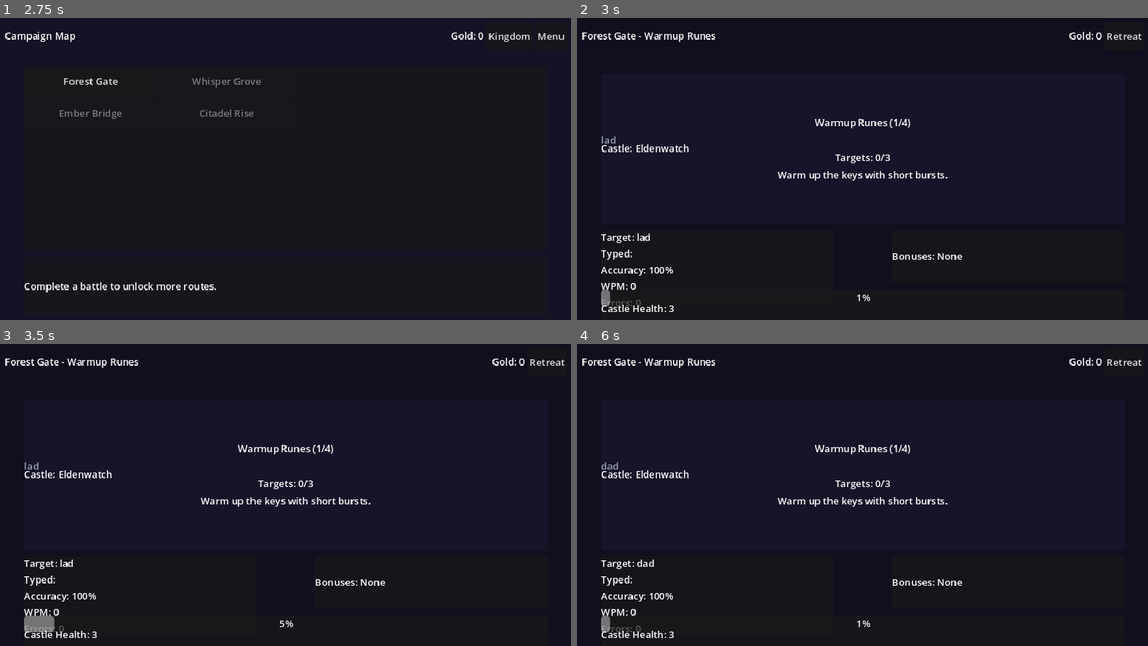
Above: before the commit, frames 1-4 (two rows, left to right).
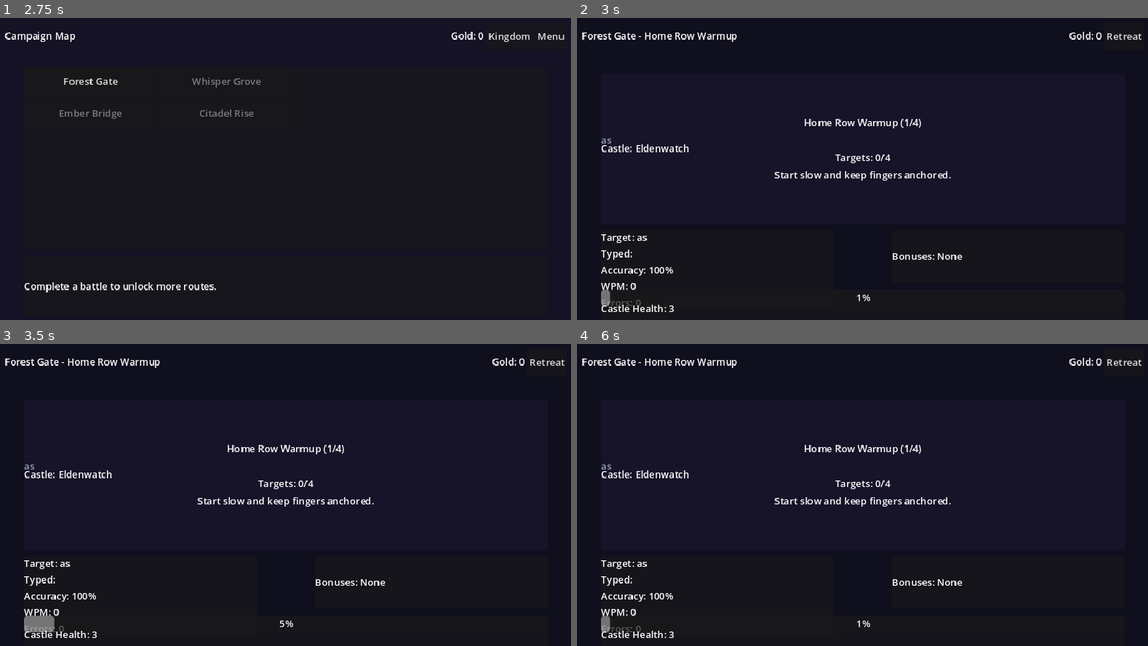
Above: after the commit, the same moments.

Repository: WanderlustCoder/Keyboard-Defense-AzureVale
Game: Godot game, scene res://scenes/MainMenu.tscn
The game is run twice, just before and just after one commit, with the same random seed, the same clock (stepped at 60 frames per second) and the same inputs.
Inputs:
- Up to frame 1 (2.75 s): click "Start Campaign" at 0.5 s; click "Kingdom" at 1.25 s; click "Map" at 2 s
- Up to frame 2 (3 s): click "Forest Gate" at 2.75 s
- Up to frame 3 (3.5 s): no input
- Up to frame 4 (6 s): click "Retreat" at 3.5 s; click "Kingdom" at 4.25 s; click "Map" at 5 s; click "Forest Gate" at 5.75 s

Frame 1 is identical in both runs. In frame 2, 1.1% of the frame differs, in the area x 4-66%, y 4-74%; in frame 3, 1.1%; in frame 4, 1.1%.

Commit message:
Add Godot autoplay tests and CI workflow

Diff:
--- a/apps/keyboard-defense-godot/data/drills.json
+++ b/apps/keyboard-defense-godot/data/drills.json
@@ -6,29 +6,29 @@
       "plan": [
         {
           "mode": "lesson",
-          "label": "Warmup Runes",
-          "word_count": 4,
-          "shuffle": true,
-          "hint": "Settle into home row rhythm."
+          "label": "Home Row Warmup",
+          "word_count": 5,
+          "shuffle": false,
+          "hint": "Anchor fingers on home row and keep a steady pace."
         },
         {
           "mode": "intermission",
-          "label": "Scouts Regroup",
-          "duration": 2.5,
-          "message": "Scouts regroup and the ward recharges."
+          "label": "Reset the Guard",
+          "duration": 2.0,
+          "message": "Reset your fingers on home row and breathe."
         },
         {
           "mode": "targets",
           "label": "Gate Sigils",
-          "targets": ["1-2-3", "go!", "x^2", "rune+1"],
-          "hint": "Strike the sigils to reinforce the gate."
+          "targets": ["as", "sad", "dad", "lad", "lass", "all"],
+          "hint": "Strike each sigil cleanly before moving on."
         },
         {
           "mode": "lesson",
-          "label": "Forest Gate Drill",
-          "word_count": 6,
+          "label": "Forest Gate Defense",
+          "word_count": 8,
           "shuffle": true,
-          "hint": "Hold the gate with steady hits."
+          "hint": "Accuracy first; let the rhythm build."
         }
       ]
     },
@@ -38,29 +38,29 @@
       "plan": [
         {
           "mode": "lesson",
-          "label": "Grove Warmup",
-          "word_count": 4,
-          "shuffle": true,
-          "hint": "Let the keys flow evenly."
+          "label": "Right Hand Flow",
+          "word_count": 5,
+          "shuffle": false,
+          "hint": "Keep the right hand loose and return to home row."
         },
         {
           "mode": "intermission",
           "label": "Grove Breath",
-          "duration": 2.5,
-          "message": "Breathe in the grove's hush."
+          "duration": 2.0,
+          "message": "Breathe and reset your reach."
         },
         {
           "mode": "targets",
           "label": "Whisper Sigils",
-          "targets": ["(veil)", "mist-2", "oak+1", "glow!"],
-          "hint": "Keep the sigils quiet and clean."
+          "targets": ["jkl", "lake", "leaf", "kale", "flake", "safe"],
+          "hint": "Light taps, even spacing."
         },
         {
           "mode": "lesson",
-          "label": "Whisper Grove Drill",
-          "word_count": 7,
+          "label": "Whisper Grove Defense",
+          "word_count": 8,
           "shuffle": true,
-          "hint": "Guard the grove with calm tempo."
+          "hint": "Smooth motion beats speed."
         }
       ]
     },
@@ -70,10 +70,10 @@
       "plan": [
         {
           "mode": "lesson",
-          "label": "Bridge Warmup",
-          "word_count": 5,
-          "shuffle": true,
-          "hint": "Reach with steady control."
+          "label": "Reach Row Warmup",
+          "word_count": 6,
+          "shuffle": false,
+          "hint": "Reach up, then return to home row."
         },
         {
           "mode": "intermission",
@@ -83,16 +83,16 @@
         },
         {
           "mode": "targets",
-          "label": "Ember Runes",
-          "targets": ["ember-1", "torch+2", "bridge#3", "spark!"],
-          "hint": "Ignite the runes to seal the bridge."
+          "label": "Bridge Runes",
+          "targets": ["read", "rest", "tale", "gate", "trade", "stage"],
+          "hint": "Stretch to the reach row with control."
         },
         {
           "mode": "lesson",
-          "label": "Ember Bridge Drill",
-          "word_count": 8,
+          "label": "Ember Bridge Defense",
+          "word_count": 9,
           "shuffle": true,
-          "hint": "Keep your reach steady under pressure."
+          "hint": "Keep shoulders relaxed and stay precise."
         }
       ]
     },
@@ -103,9 +103,9 @@
         {
           "mode": "lesson",
           "label": "Citadel Warmup",
-          "word_count": 5,
-          "shuffle": true,
-          "hint": "Sharpen your reach."
+          "word_count": 6,
+          "shuffle": false,
+          "hint": "Warm the full row before the siege."
         },
         {
           "mode": "intermission",
@@ -115,16 +115,16 @@
         },
         {
           "mode": "targets",
-          "label": "Citadel Sigils",
-          "targets": ["ward+3", "spire-2", "aegis!", "rampart#1"],
-          "hint": "Lock each sigil before the siege."
+          "label": "Citadel Commands",
+          "targets": ["banner", "castle", "warden", "storm", "torch", "legend"],
+          "hint": "Commit each command with clean keystrokes."
         },
         {
           "mode": "lesson",
-          "label": "Citadel Rise Drill",
-          "word_count": 9,
+          "label": "Citadel Rise Defense",
+          "word_count": 10,
           "shuffle": true,
-          "hint": "Defend the keep with precision."
+          "hint": "Maintain form as the pace builds."
         }
       ]
     }
--- a/apps/keyboard-defense-godot/data/map.json
+++ b/apps/keyboard-defense-godot/data/map.json
@@ -12,15 +12,15 @@
           {
             "index": 0,
             "data": {
-              "word_count": 3,
-              "hint": "Warm up the keys with short bursts."
+              "word_count": 4,
+              "hint": "Start slow and keep fingers anchored."
             }
           },
           {
             "index": 2,
             "data": {
-              "targets": ["1-2-3", "go!", "ward+1", "x^2"],
-              "hint": "Reinforce the gate seals."
+              "targets": ["as", "sad", "dad", "lad", "sass", "all"],
+              "hint": "Tap each sigil cleanly before the next wave."
             }
           }
         ]
--- a/apps/keyboard-defense-godot/scripts/tests/run_tests.gd
+++ b/apps/keyboard-defense-godot/scripts/tests/run_tests.gd
@@ -5,7 +5,8 @@
 	"res://scripts/tests/test_data_integrity.gd",
 	"res://scripts/tests/test_progression_state.gd",
 	"res://scripts/tests/test_scene_load.gd",
-	"res://scripts/tests/test_battle_smoke.gd"
+	"res://scripts/tests/test_battle_smoke.gd",
+	"res://scripts/tests/test_battle_autoplay.gd"
 ]
 
 func _init() -> void:
--- /dev/null
+++ b/apps/keyboard-defense-godot/scripts/tests/test_battle_autoplay.gd
@@ -0,0 +1,155 @@
+extends RefCounted
+
+const TestHelper = preload("res://scripts/tests/test_helper.gd")
+const BATTLE_SCENE = "res://scenes/Battlefield.tscn"
+const ProgressionStateScript = preload("res://scripts/ProgressionState.gd")
+const GameControllerScript = preload("res://scripts/GameController.gd")
+
+const VICTORY_GUARD := 240
+
+func run() -> Dictionary:
+	var helper = TestHelper.new()
+	print("[battle_autoplay] begin")
+	var node_ids = _collect_node_ids()
+	helper.assert_true(node_ids.size() > 0, "map nodes available for autoplay")
+	for node_id in node_ids:
+		_run_victory_scenario(node_id, helper)
+		_run_defeat_scenario(node_id, helper)
+	return helper.summary()
+
+func _collect_node_ids() -> Array:
+	var progression = _build_progression()
+	var node_ids: Array = []
+	for node_id in progression.map_order:
+		node_ids.append(str(node_id))
+	progression.free()
+	return node_ids
+
+func _run_victory_scenario(node_id: String, helper) -> void:
+	var progression = _build_progression()
+	var game_controller = GameControllerScript.new()
+	game_controller.next_battle_node_id = node_id
+	var battle = _spawn_battle(progression, game_controller)
+	helper.assert_true(battle != null, "battle instantiates for %s (victory)" % node_id)
+	if battle == null:
+		_cleanup_battle(battle, progression, game_controller)
+		return
+	print("[battle_autoplay] victory node_id=%s" % node_id)
+	_autoplay_victory(battle)
+	helper.assert_true(not battle.active, "battle ends after autoplay %s" % node_id)
+	helper.assert_true(battle.result_panel.visible, "victory result panel visible %s" % node_id)
+	helper.assert_true(battle.result_action == "map", "victory returns to map %s" % node_id)
+	helper.assert_true(progression.is_node_completed(node_id), "node marked complete %s" % node_id)
+	_cleanup_battle(battle, progression, game_controller)
+
+func _run_defeat_scenario(node_id: String, helper) -> void:
+	var progression = _build_progression()
+	var game_controller = GameControllerScript.new()
+	game_controller.next_battle_node_id = node_id
+	var battle = _spawn_battle(progression, game_controller)
+	helper.assert_true(battle != null, "battle instantiates for %s (defeat)" % node_id)
+	if battle == null:
+		_cleanup_battle(battle, progression, game_controller)
+		return
+	print("[battle_autoplay] defeat node_id=%s" % node_id)
+	_autoplay_defeat(battle)
+	helper.assert_true(not battle.active, "battle ends after defeat %s" % node_id)
+	helper.assert_true(battle.result_panel.visible, "defeat result panel visible %s" % node_id)
+	helper.assert_true(battle.result_action == "retry", "defeat offers retry %s" % node_id)
+	helper.assert_true(not progression.is_node_completed(node_id), "node not completed after defeat %s" % node_id)
+	_cleanup_battle(battle, progression, game_controller)
+
+func _build_progression():
+	var progression = ProgressionStateScript.new()
+	progression.persistence_enabled = false
+	progression._load_static_data()
+	_reset_progression(progression)
+	return progression
+
+func _reset_progression(progression) -> void:
+	progression.gold = 0
+	progression.completed_nodes = {}
+	progression.purchased_upgrades = {}
+	progression.modifiers = progression.DEFAULT_MODIFIERS.duplicate(true)
+	progression.mastery = progression.DEFAULT_MASTERY.duplicate(true)
+	progression.last_summary = {}
+
+func _spawn_battle(progression, game_controller):
+	var packed = load(BATTLE_SCENE)
+	if packed == null:
+		return null
+	var instance = packed.instantiate()
+	_wire_battle_nodes(instance, progression, game_controller)
+	instance.result_panel.visible = false
+	instance._initialize_battle()
+	return instance
+
+func _wire_battle_nodes(battle, progression, game_controller) -> void:
+	battle.progression = progression
+	battle.game_controller = game_controller
+	battle.lesson_label = battle.get_node("TopBar/LessonLabel")
+	battle.gold_label = battle.get_node("TopBar/GoldLabel")
+	battle.exit_button = battle.get_node("TopBar/ExitButton")
+	battle.drill_title_label = battle.get_node("PlayField/DrillHud/DrillTitle")
+	battle.drill_target_label = battle.get_node("PlayField/DrillHud/DrillTarget")
+	battle.drill_progress_label = battle.get_node("PlayField/DrillHud/DrillProgress")
+	battle.drill_hint_label = battle.get_node("PlayField/DrillHud/DrillHint")
+	battle.word_label = battle.get_node("StatusPanel/Content/WordLabel")
+	battle.typed_label = battle.get_node("StatusPanel/Content/TypedLabel")
+	battle.accuracy_label = battle.get_node("StatusPanel/Content/AccuracyLabel")
+	battle.wpm_label = battle.get_node("StatusPanel/Content/WpmLabel")
+	battle.mistakes_label = battle.get_node("StatusPanel/Content/MistakesLabel")
+	battle.threat_bar = battle.get_node("ThreatPanel/ThreatBar")
+	battle.castle_label = battle.get_node("ThreatPanel/CastleLabel")
+	battle.bonus_label = battle.get_node("BonusPanel/BonusLabel")
+	battle.result_panel = battle.get_node("ResultPanel")
+	battle.result_label = battle.get_node("ResultPanel/Content/ResultLabel")
+	battle.result_button = battle.get_node("ResultPanel/Content/ResultButton")
+
+func _autoplay_victory(battle) -> void:
+	var guard = 0
+	while battle.active and guard < VICTORY_GUARD:
+		if battle.drill_mode == "intermission":
+			var step = max(battle.drill_timer, 0.1)
+			battle._process(step)
+			guard += 1
+			continue
+		var current_word: String = battle.typing_system.get_current_word()
+		if current_word == "":
+			battle._process(0.1)
+			guard += 1
+			continue
+		for i in range(current_word.length()):
+			if not battle.active or battle.drill_mode == "intermission":
+				break
+			var letter = current_word.substr(i, 1)
+			var result: Dictionary = battle.typing_system.input_char(letter)
+			battle._handle_typing_result(result)
+		guard += 1
+
+func _autoplay_defeat(battle) -> void:
+	var guard = 0
+	var max_guard = max(6, battle.castle_health + 2)
+	while battle.active and guard < max_guard:
+		if battle.drill_mode == "intermission":
+			var step = max(battle.drill_timer, 0.1)
+			battle._process(step)
+			guard += 1
+			continue
+		var current_word = battle.typing_system.get_current_word()
+		var wrong_letter = "x"
+		if current_word.begins_with(wrong_letter):
+			wrong_letter = "z"
+		var result: Dictionary = battle.typing_system.input_char(wrong_letter)
+		battle._handle_typing_result(result)
+		battle.threat = 100.0
+		battle._process(0.0)
+		guard += 1
+
+func _cleanup_battle(battle, progression, game_controller) -> void:
+	if is_instance_valid(battle):
+		battle.free()
+	if is_instance_valid(progression):
+		progression.free()
+	if is_instance_valid(game_controller):
+		game_controller.free()
Not shown, added: .github/workflows/godot-headless-tests.yml
